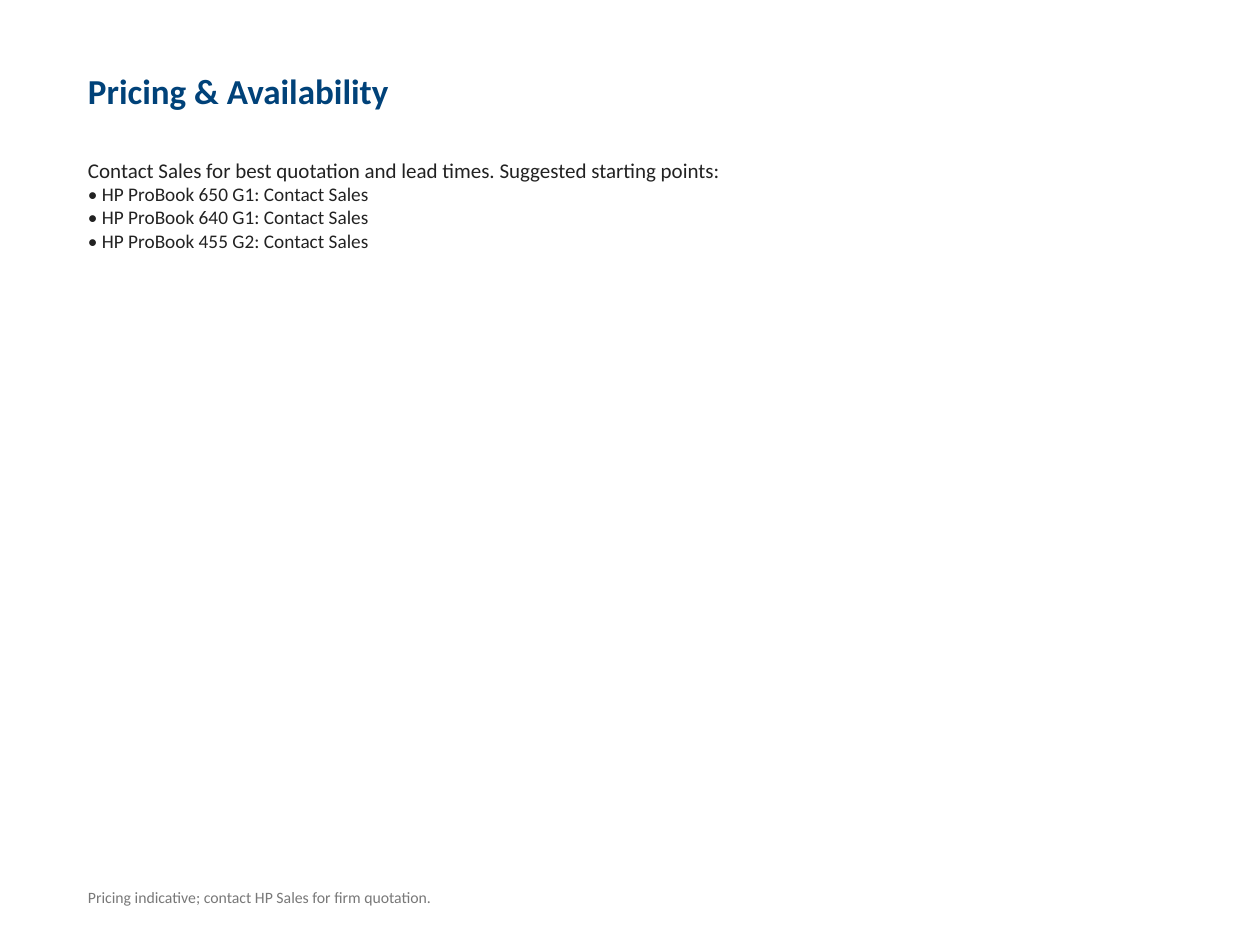
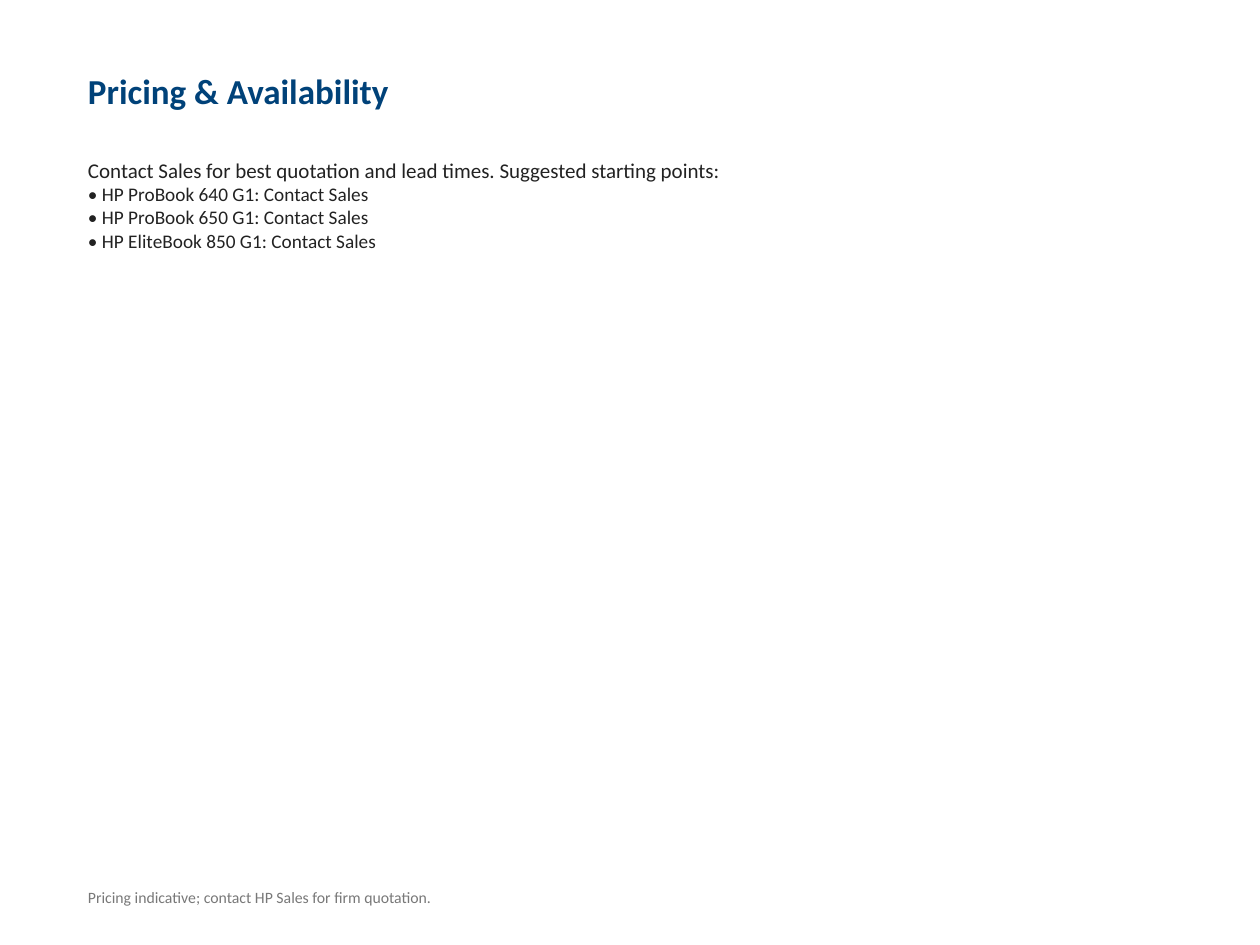
Before and after one commit to Abhinav-u2/hp-ai-deck-generator, a slide deck: slide 8 of HP_Proposal_Professional.pptx. Drawn at 1260x945 pixels with LibreOffice and Linux fonts; fonts in the diff are those of the drawing. Boxes give left, top, right and bottom in pixels: in the first picture for what was removed or moved away, otherwise in the second. Text is boxed around its words. In the diff, an @@ line names an element or a change of style, - is before the commit and + after.

```diff
--- a/HP_Proposal_Professional.pptx
+++ b/HP_Proposal_Professional.pptx
@@ text at (102,187,369,201): paragraph added @@
+• HP ProBook 640 G1: Contact Sales
@@ text at (102,234,376,248): text changed @@
-• HP ProBook 640 G1: Contact Sales
-• HP ProBook 455 G2: Contact Sales
+• HP EliteBook 850 G1: Contact Sales
```
Also in this commit, not shown: 6 other slides changed, 6 other files.
